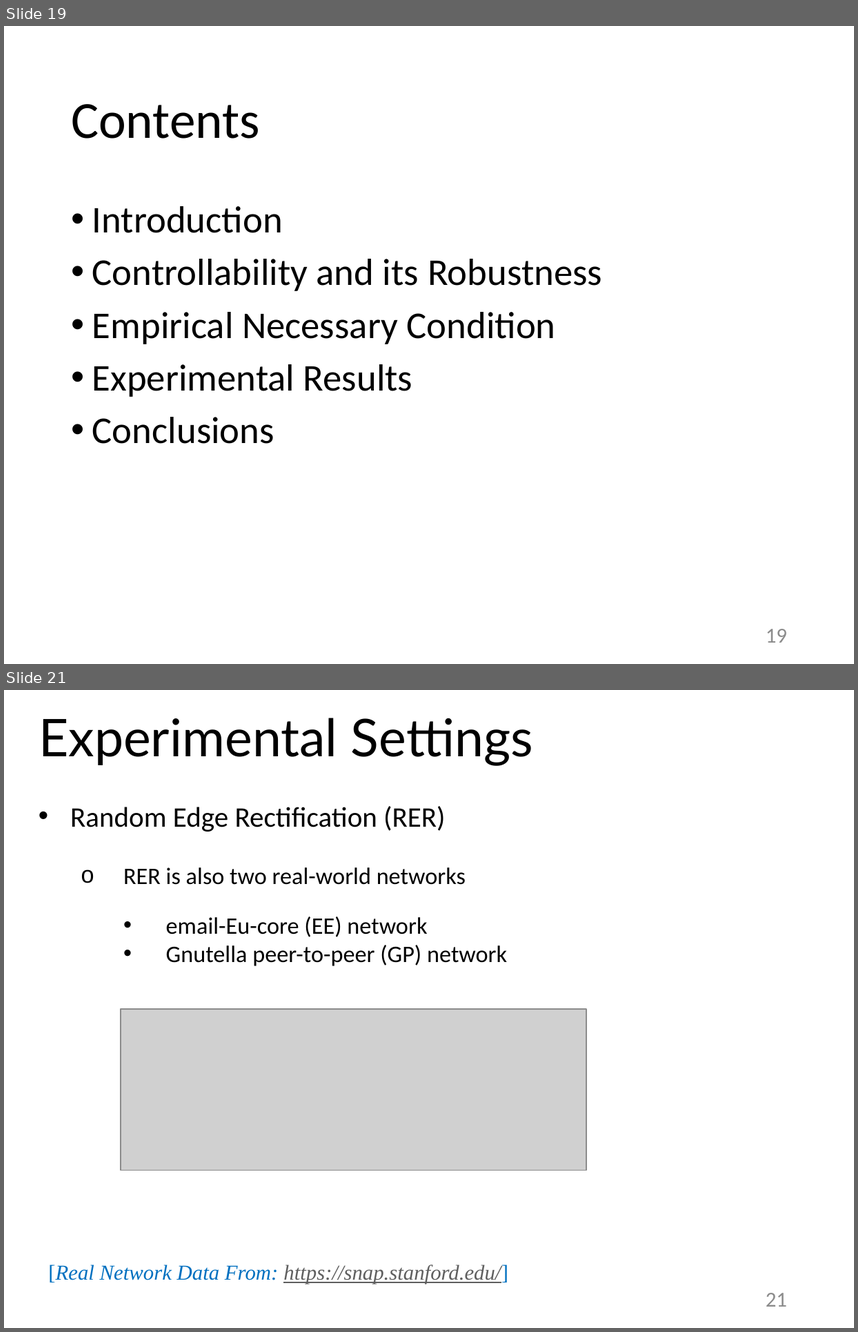
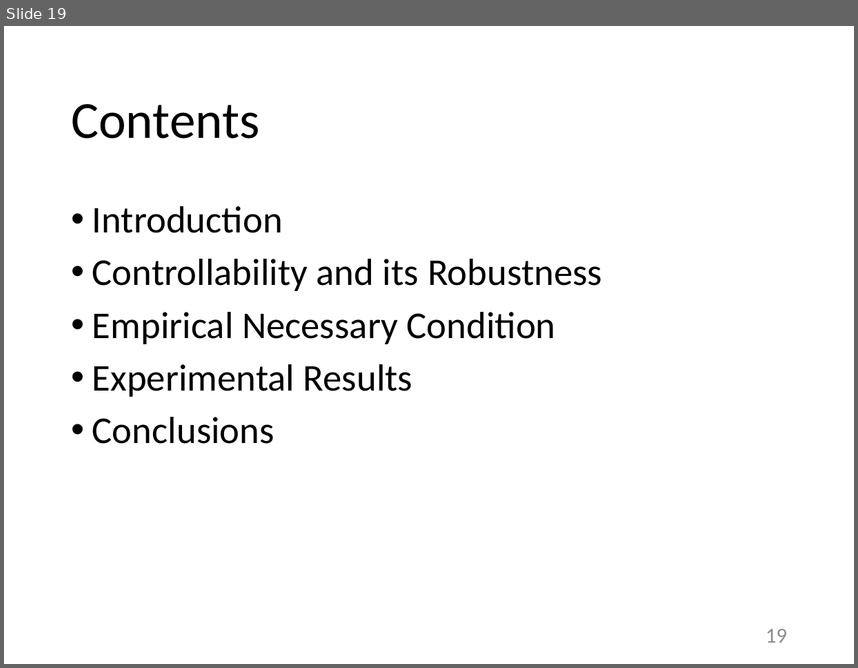
Before and after one commit to ylou-nycu/fylou.github.io, a slide deck: Lou20.ppsx. Shown one above the other, each under a label of ours: slides 19 and 21 before the commit, slide 19 after it; the slides between them are not shown. The pictures are 858x1332 and 858x668 pixels, drawn with LibreOffice and Linux fonts; fonts in the diff are those of the drawing; grey boxes stand for pictures. Boxes give left, top, right and bottom in pixels: in the first picture for what was removed or moved away, otherwise in the second. Text is boxed around its words. In the diff, an @@ line names an element or a change of style, - is before the commit and + after.

```diff
--- a/Lou20.ppsx
+++ b/Lou20.ppsx
@@ slide 21 removed at [4, 690, 854, 1328], background #FFFFFF @@
@@ text removed at [38, 718, 533, 765] @@
-Experimental Settings
@@ text removed at [70, 806, 507, 966] @@
-• Random Edge Rectification (RER)
-  o RER is also two real-world networks
-    • email-Eu-core (EE) network
-    • Gnutella peer-to-peer (GP) network
@@ picture removed at [121, 1009, 586, 1170] @@
@@ text removed at [48, 1264, 508, 1283] @@
-[Real Network Data From: https://snap.stanford.edu/]
@@ page number removed at [766, 1292, 787, 1306] @@
-21
```
Also in this commit, not shown: 6 slides changed.
